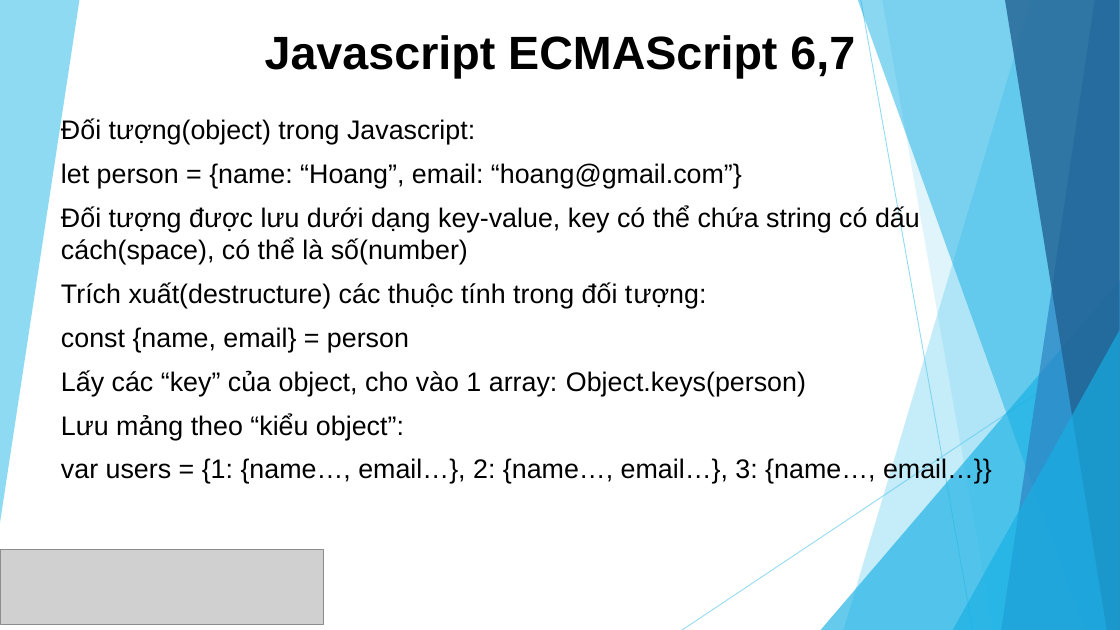
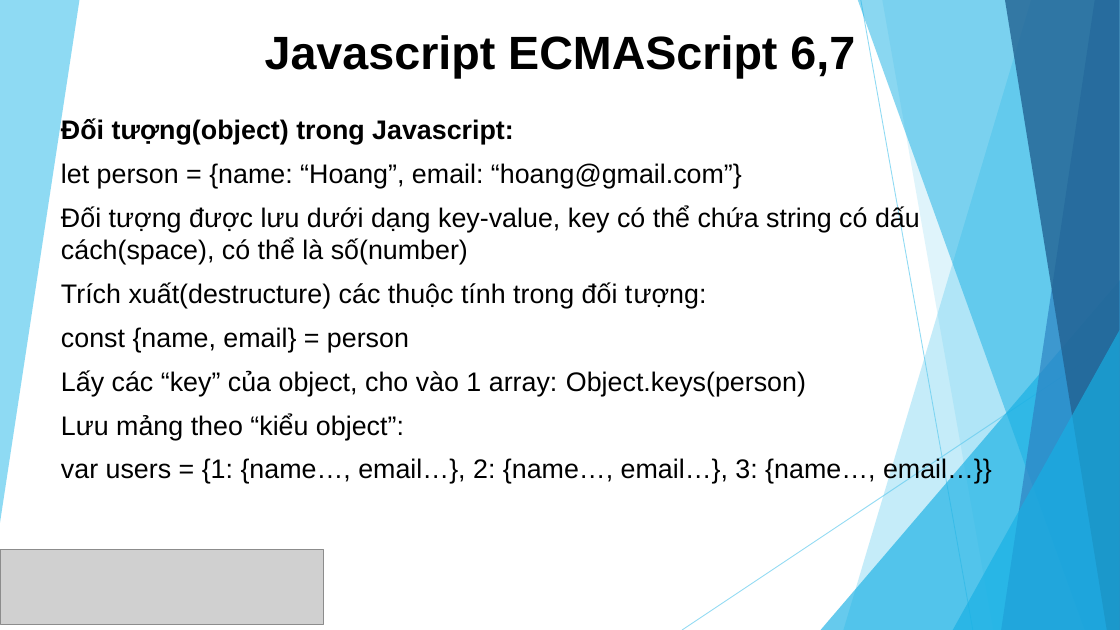
Before and after one commit to sunlight3d/CecomtechReactJST03-2019, a slide deck: slide 10 of Phần 1-Giới thiệu React JS.pptx (slide 9 before the commit). Drawn at 1120x630 pixels with LibreOffice and Linux fonts; fonts in the diff are those of the drawing; grey boxes stand for pictures. Boxes give left, top, right and bottom in pixels: in the first picture for what was removed or moved away, otherwise in the second. Text is boxed around its words. In the diff, an @@ line names an element or a change of style, - is before the commit and + after.

```diff
--- a/Phần 1-Giới thiệu React JS.pptx
+++ b/Phần 1-Giới thiệu React JS.pptx
@@ subtitle at (61, 119, 514, 145): bold on in "Đối tượng(object) trong Javascript:" @@
```
Also in this commit, not shown: 2 other slides changed, 5 slides added.
